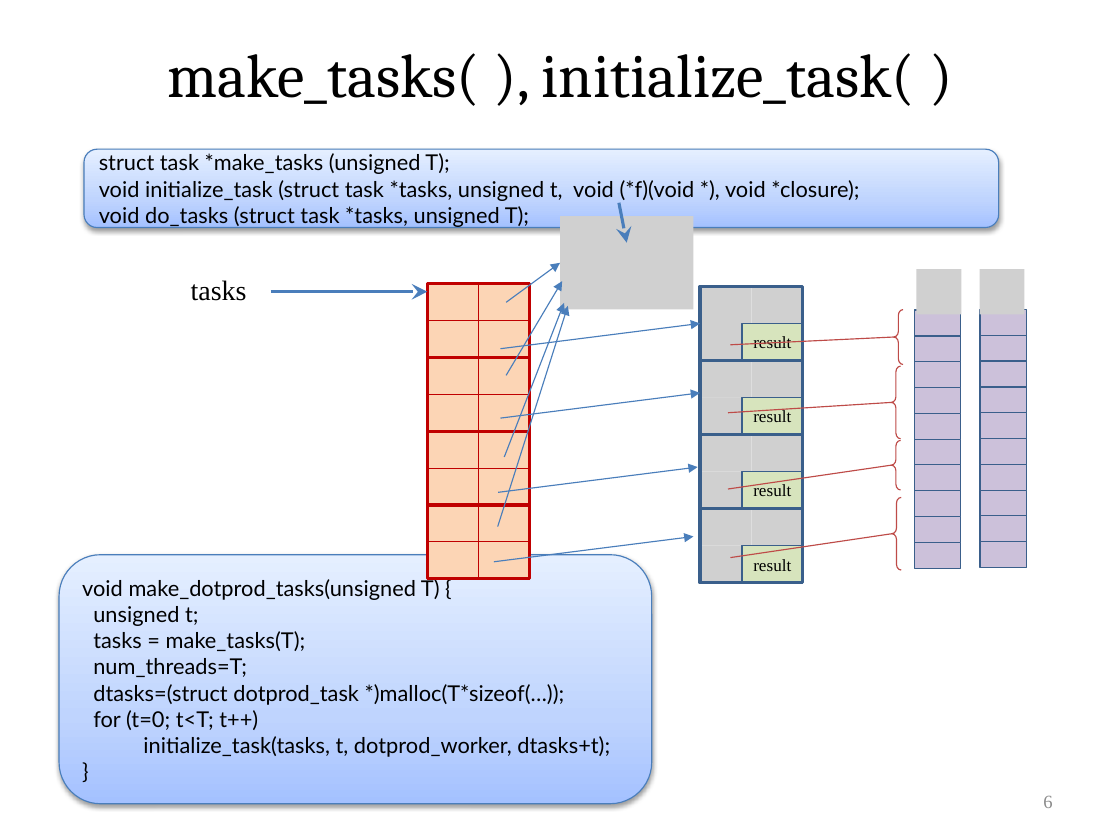
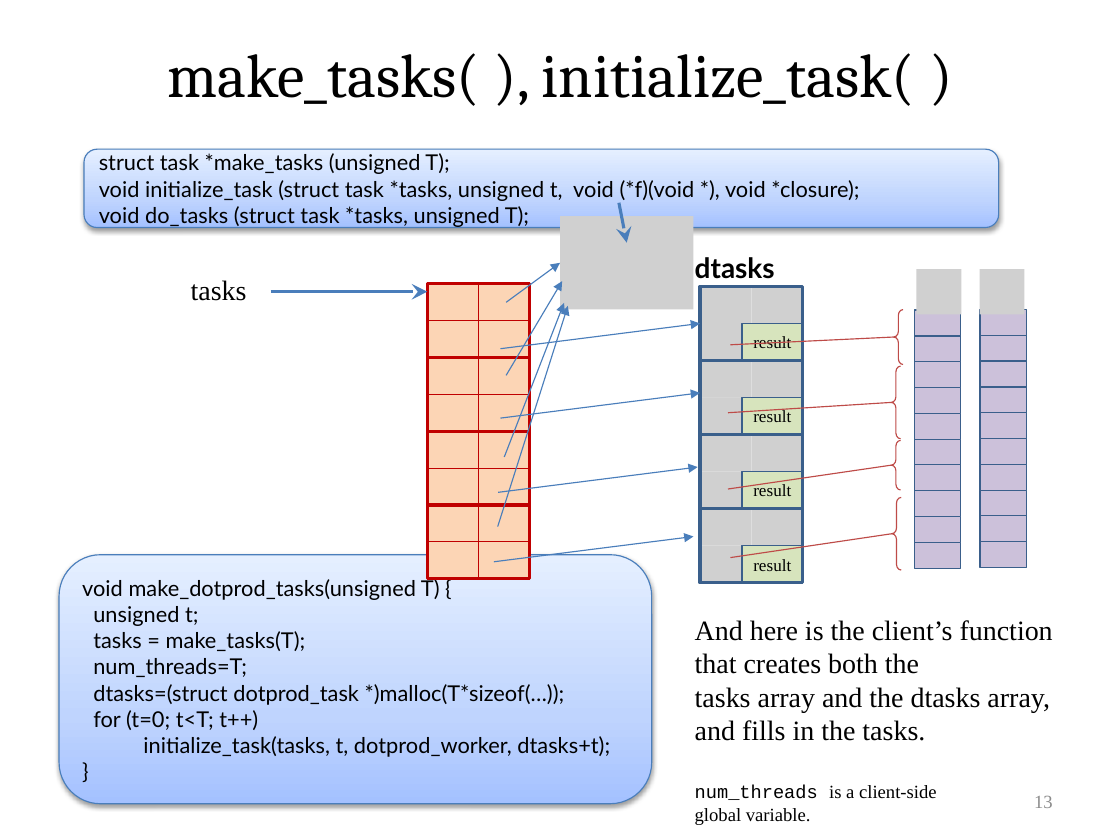
Before and after one commit to VeriNum/pardotprod, a slide deck: slide 13 of doc/Parallel Dot Product.pptx (slide 6 before the commit). Drawn at 1120x840 pixels with LibreOffice and Linux fonts; fonts in the diff are those of the drawing; grey boxes stand for pictures. Boxes give left, top, right and bottom in pixels: in the first picture for what was removed or moved away, otherwise in the second. Text is boxed around its words. In the diff, an @@ line names an element or a change of style, - is before the commit and + after.

```diff
--- a/doc/Parallel Dot Product.pptx
+++ b/doc/Parallel Dot Product.pptx
@@ text added at [695,257,775,279], 18 pt, text #000000, bold @@
+dtasks
@@ text added at [695,620,1053,825], 18 pt, text #000000 @@
+And here is the client’s function that creates both the
+tasks array and the dtasks array, and fills in the tasks.
+num_threads is a client-side
+global variable.
@@ page number at [1034,796,1053,808]: text changed @@
-6
+13
```
Also in this commit, not shown: 24 other slides changed, 19 slides added, 2 slides removed, 1 other file.
